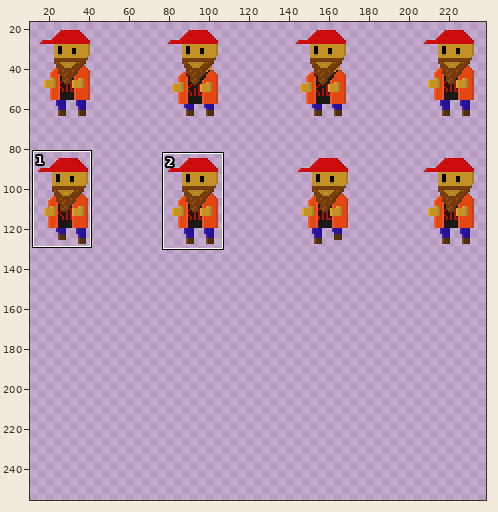
Sprite sheet, stored at Assets/Art/player.png. Above: a wide view before the commit, with the close-up outlined.
Close-up. Before the commit:
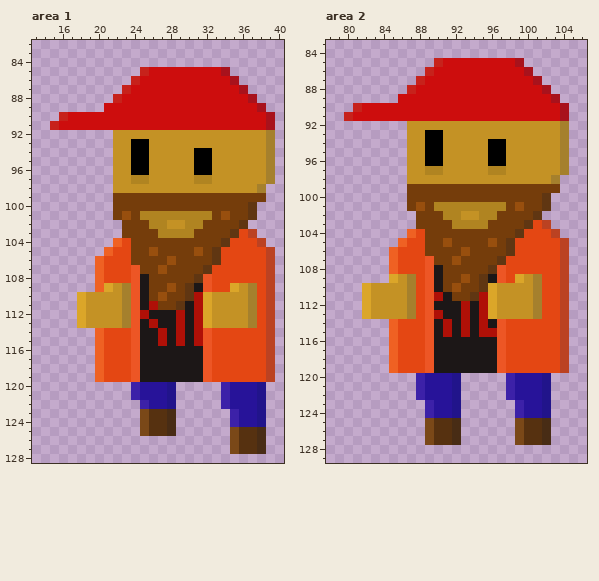
The file is 256x256 pixels. Colours within 5 levels of each other are drawn and written as one. Shown: area 1: x 13..40, y 82..128; area 2: x 78..106, y 83..129. The wide view leaves out empty margins. The commit also changed other parts of the picture, which this record leaves out.
Once edited:
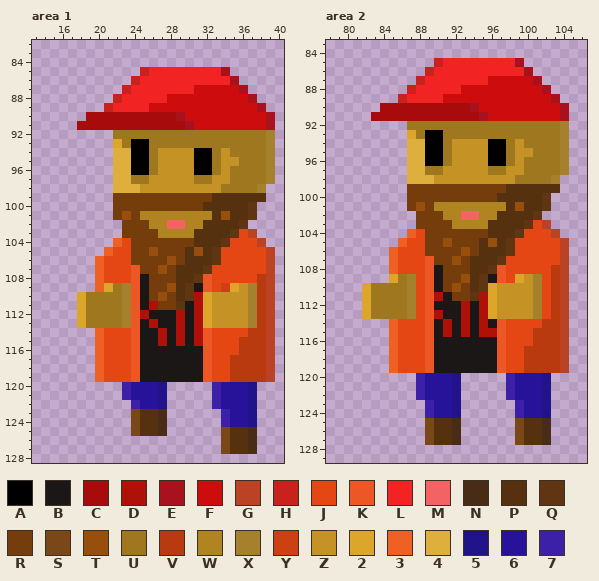
Palette (. is transparent): A #000000  B #1c1717  C #a70b0b  D #af1007  E #a8121c  F #cd0d0d  G #bb4222  H #c7221b  J #e44713  K #ed5625  L #f12323  M #f46363  N #482c15  P #563110  Q #603612  R #753d0b  S #7a4818  T #984f0e  U #9e771e  V #b93a0f  W #b08421  X #a5802d  Y #cd4011  Z #c49225  2 #dba629  3 #ef6123  4 #dfaf3e  5 #21148b  6 #271399  7 #3c21a8
The exact change:
Area 1:
y 85: x 26..33 FFFFFFFF -> LLLLLLLL
y 86: x 25..34 FFFFFFFFFF -> LLLLLLLLLL
y 87: x 24..30 FFFFFFF -> LLLLLLL
y 88: x 23..27 FFFFF -> LLLLL
y 89: x 21..25 FFFFF -> HLLLL
y 90: x 16..29 HFFFFFFFFFFFFF -> ...CCCCCCCCCCE
y 91: x 15..30 HFFFFFFFFFFFFFFF -> ...CCCCCCCCCCCCE
y 92: x 22..38 ZZZZZZZZZZZZZZZZZ -> UUUUUUUUUUUUUUUUU
y 93: x 22..23 ZZ -> 2U; x 26..38 ZZZZZZZZZZZZZ -> UUUUUUUUUUUUU
y 94: x 22..23 ZZ -> 44; x 26 Z -> U; x 33 Z -> U; x 35..38 ZZZZ -> UUUU
y 95: x 22..23 ZZ -> 44; x 26 Z -> U; x 33 Z -> U; x 36..38 ZZZ -> UUU
y 96: x 22..23 ZZ -> 44; x 26 Z -> U; x 33 Z -> U; x 35..38 ZZZZ -> UUUU
y 97: x 22..25 ZZWW -> 44UU; x 31..32 WW -> UU; x 35..38 ZZZZ -> UUUU
y 98: x 22..24 ZZZ -> 444; x 34..37 ZZZZ -> UUUU
y 99: x 33..38 RRRRRR -> PPPPPP
y 100: x 32..36 RRRRR -> PPPPP
y 101: x 33 R -> P; x 35..36 RR -> PP
y 102: x 28..29 ZZ -> MM; x 32..35 RRRR -> PPPP
y 103: x 31..34 RRRR -> PPPP
y 104: x 31..33 RRR -> PPP
y 105: x 30 R -> P; x 32 R -> P
y 106: x 30..32 RRR -> PPP
y 107: x 29..31 RRR -> PPP
y 108: x 29..30 RR -> PP; x 38 J -> V
y 109: x 22 Z -> U; x 29 R -> P; x 34 J -> Y; x 38 J -> V
y 110: x 19..22 ZZZZ -> UUUU; x 29 R -> P; x 38 J -> V
y 111..113: x 19..22 ZZZZ -> UUUU; x 38 J -> V
y 114: x 37..38 JJ -> VV
y 115..116: x 36..38 JJJ -> VVV
y 117..119: x 35..38 JJJJ -> VVVV
y 120..121: x 23..24 .7 -> 76; x 27..28 65 -> 5.; x 33..34 .7 -> 76; x 37..38 65 -> 5.
y 122: x 24..25 .7 -> 76; x 27..28 65 -> 5.; x 33..34 .7 -> 76; x 37..38 65 -> 5.
y 123..124: x 24..25 .S -> SP; x 27..28 PN -> N.; x 34..35 .7 -> 76; x 37..38 65 -> 5.
y 125: x 24..25 .S -> SP; x 27..28 PN -> N.; x 34..35 .S -> SP; x 37..38 PN -> N.
y 126..127: x 34..35 .S -> SP; x 37..38 PN -> N.
Area 2:
y 85: x 91..98 FFFFFFFF -> LLLLLLLL
y 86: x 90..99 FFFFFFFFFF -> LLLLLLLLLL
y 87: x 89..95 FFFFFFF -> LLLLLLL
y 88: x 88..92 FFFFF -> LLLLL
y 89: x 86..90 FFFFF -> HLLLL
y 90: x 81..94 HFFFFFFFFFFFFF -> ...CCCCCCCCCCE
y 91: x 80..95 HFFFFFFFFFFFFFFF -> ...CCCCCCCCCCCCE
y 92: x 87..103 ZZZZZZZZZZZZZZZZZ -> UUUUUUUUUUUUUUUUU
y 93: x 87..88 ZZ -> 2U; x 91..103 ZZZZZZZZZZZZZ -> UUUUUUUUUUUUU
y 94: x 87..88 ZZ -> 44; x 91 Z -> U; x 98 Z -> U; x 100..103 ZZZZ -> UUUU
y 95: x 87..88 ZZ -> 44; x 91 Z -> U; x 98 Z -> U; x 101..103 ZZZ -> UUU
y 96: x 87..88 ZZ -> 44; x 91 Z -> U; x 98 Z -> U; x 100..103 ZZZZ -> UUUU
y 97: x 87..90 ZZWW -> 44UU; x 96..97 WW -> UU; x 100..103 ZZZZ -> UUUU
y 98: x 87..89 ZZZ -> 444; x 99..102 ZZZZ -> UUUU
y 99: x 98..103 RRRRRR -> PPPPPP
y 100: x 97..101 RRRRR -> PPPPP
y 101: x 98 R -> P; x 100..101 RR -> PP
y 102: x 93..94 ZZ -> MM; x 97..100 RRRR -> PPPP
y 103: x 96..99 RRRR -> PPPP
y 104: x 96..98 RRR -> PPP
y 105: x 95 R -> P; x 97 R -> P
y 106: x 95..97 RRR -> PPP
y 107: x 94..96 RRR -> PPP
y 108: x 94..95 RR -> PP; x 103 J -> V
y 109: x 86 Z -> U; x 94 R -> P; x 103 J -> V
y 110: x 83..86 ZZZZ -> UUUU; x 94 R -> P; x 103 J -> V
y 111..113: x 83..86 ZZZZ -> UUUU; x 103 J -> V
y 114: x 102..103 JJ -> VV
y 115..116: x 101..103 JJJ -> VVV
y 117..119: x 100..103 JJJJ -> VVVV
Pixel boxes of the changes (left, top, right, bottom) in both close-ups:
changed: (50, 67, 266, 454)
changed: (344, 58, 560, 373)
